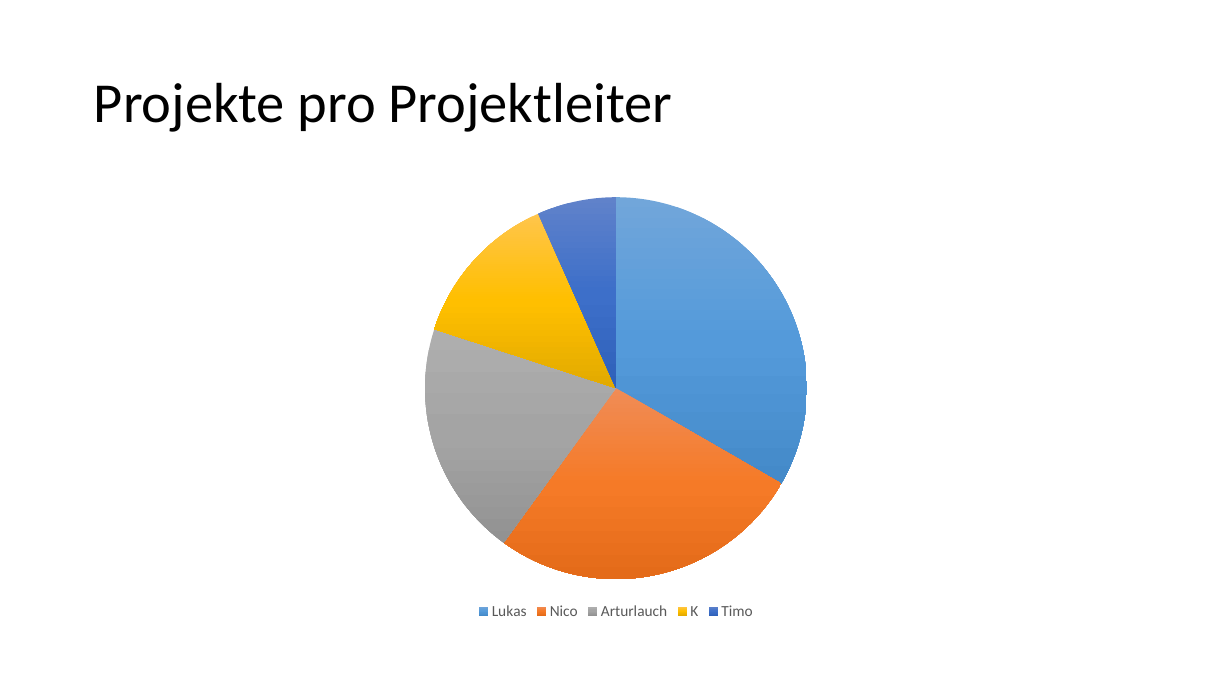
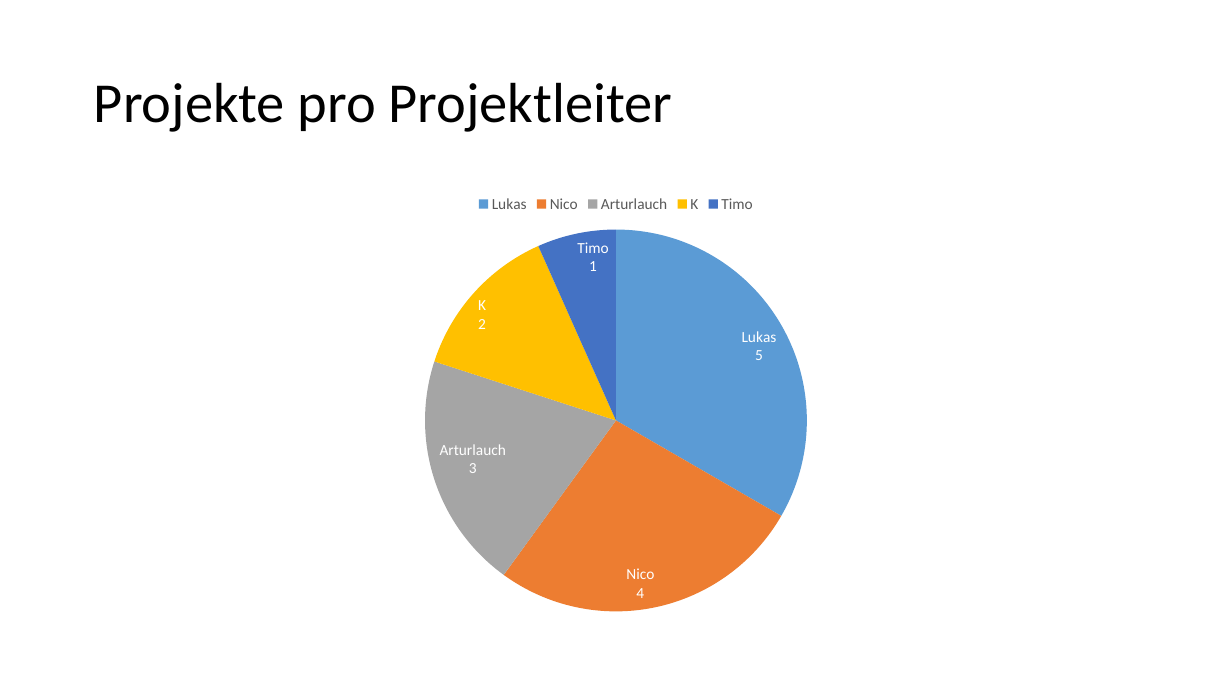
Before and after one commit to Masterarth/PM, a slide deck: slide 7 of documents/projectmanagement/3_Planung/Statistik_Diagramme.pptx. Drawn at 1232x693 pixels with LibreOffice and Linux fonts; fonts in the diff are those of the drawing. Boxes give left, top, right and bottom in pixels: in the first picture for what was removed or moved away, otherwise in the second. Text is boxed around its words. In the diff, an @@ line names an element or a change of style, - is before the commit and + after.

```diff
--- a/documents/projectmanagement/3_Planung/Statistik_Diagramme.pptx
+++ b/documents/projectmanagement/3_Planung/Statistik_Diagramme.pptx
@@ pie chart at (85,185,1148,625) @@
@@ data labels of Series 1 added @@
@@ colours of single points changed @@
@@ legend changed @@
```
Also in this commit, not shown: 1 other slide changed, 2 slides added, 2 slides removed.
